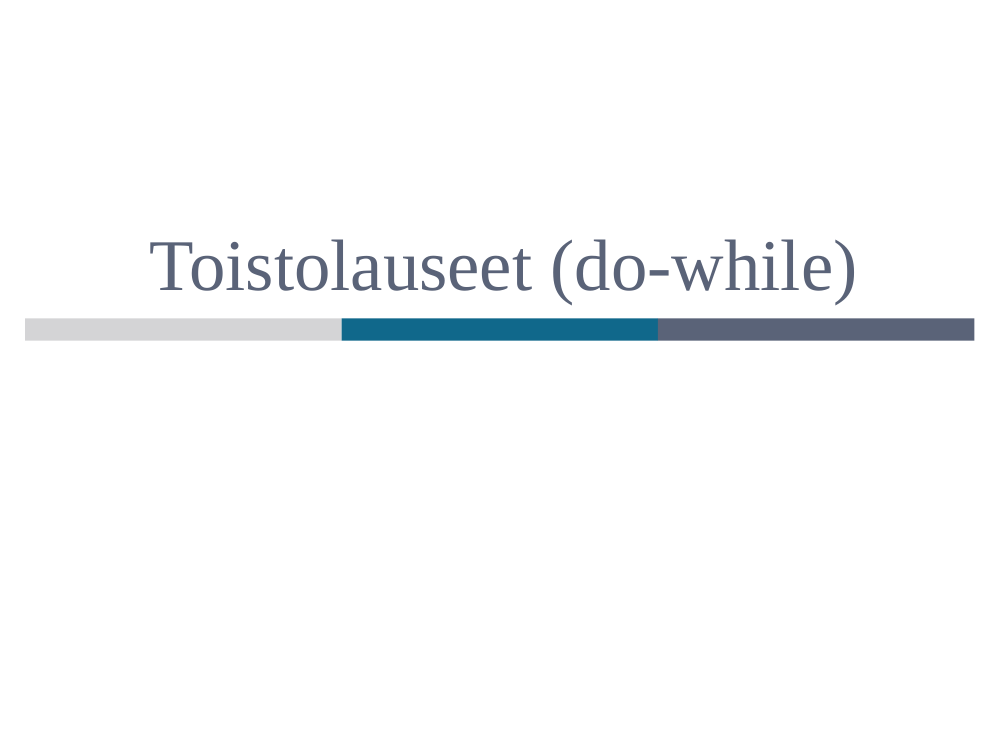
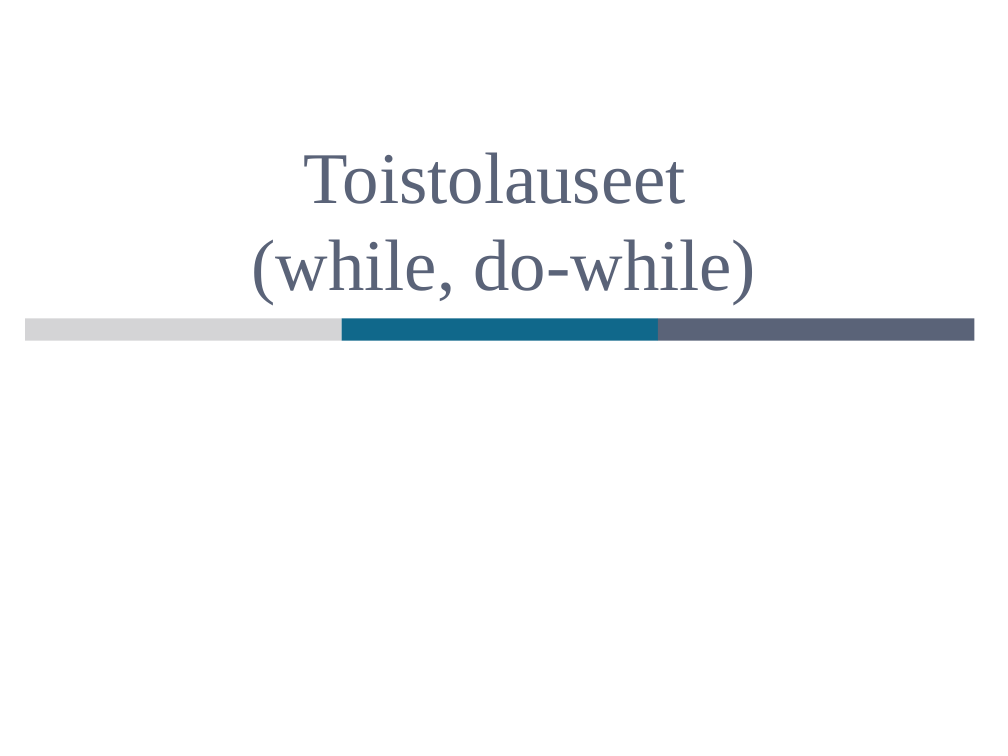
Before and after one commit to mjstenbe/OO_2017, a slide deck: slide 27 of Lecture materials (Antonius)/R0027-Luento-4-Ehto-Toistolauseet.ppt (slide 29 before the commit). Drawn at 1008x756 pixels with LibreOffice and Linux fonts; fonts in the diff are those of the drawing. Boxes give left, top, right and bottom in pixels: in the first picture for what was removed or moved away, otherwise in the second. Text is boxed around its words. In the diff, an @@ line names an element or a change of style, - is before the commit and + after.

```diff
--- a/Lecture materials (Antonius)/R0027-Luento-4-Ehto-Toistolauseet.ppt
+++ b/Lecture materials (Antonius)/R0027-Luento-4-Ehto-Toistolauseet.ppt
@@ title at (251,152,757,305): text changed @@
-Toistolauseet (do-while)
+Toistolauseet
+(while, do-while)
```
Also in this commit, not shown: 1 other slide changed, 2 slides removed, 3 other files.
